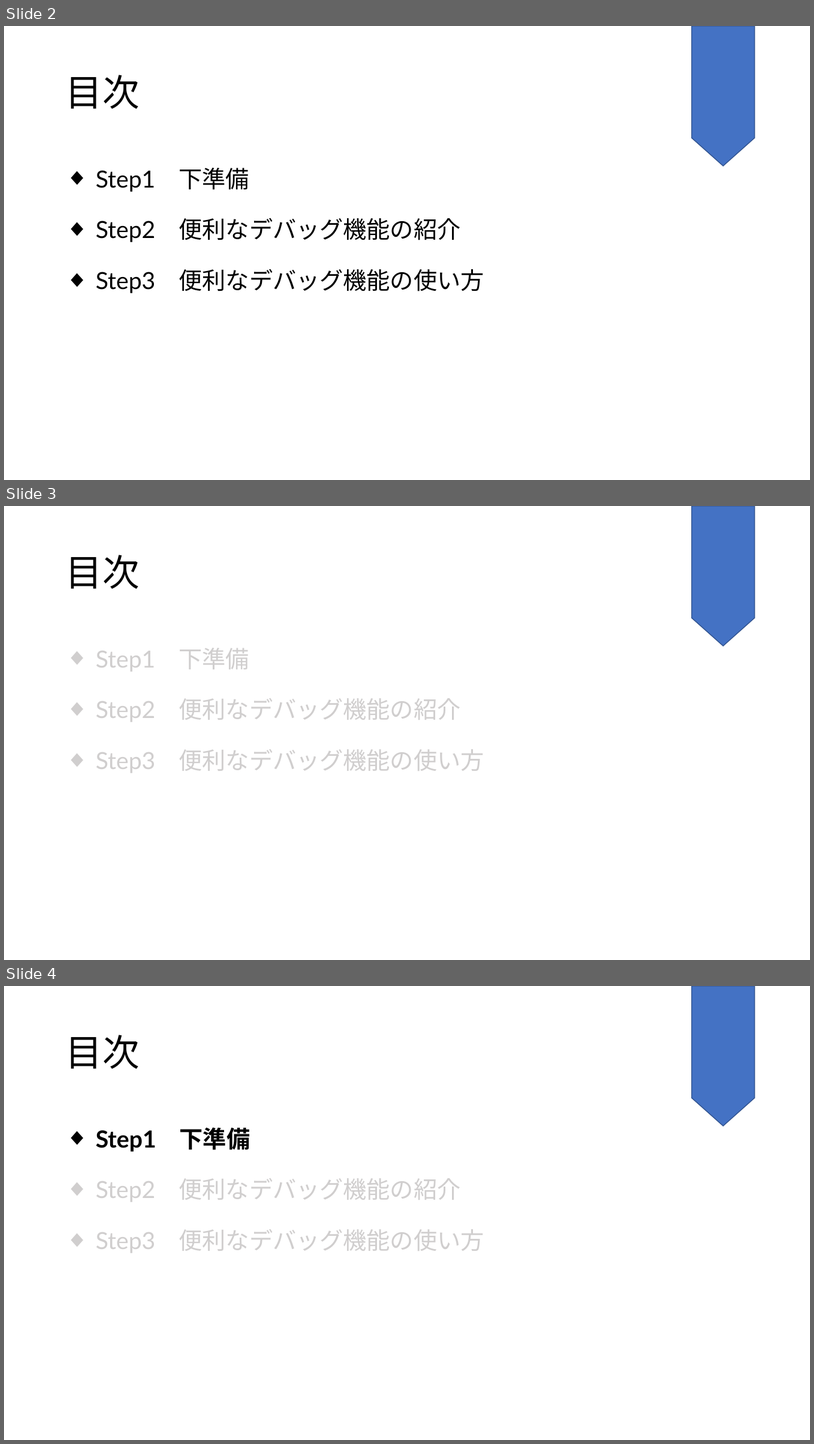
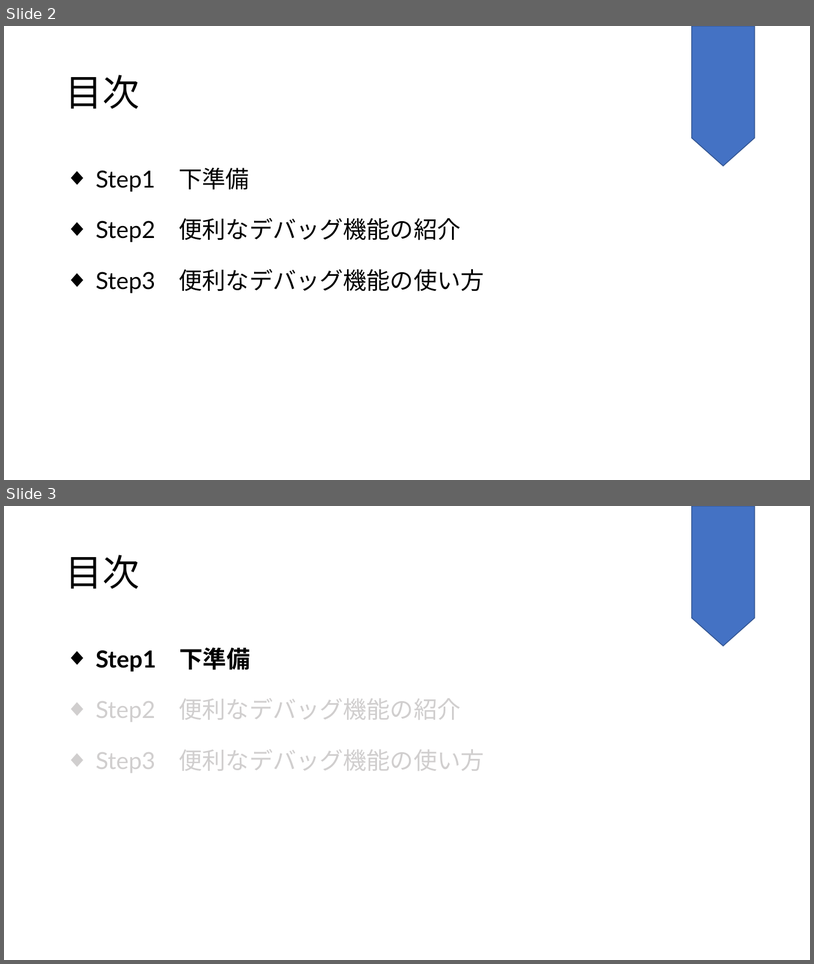
Before and after one commit to laser-lab-2021-Yu/DebugTools, a slide deck: DebugTools使い方.pptx. Shown one above the other, each under a label of ours: slides 2, 3 and 4 before the commit, slides 2 and 3 after it. The pictures are 814x1444 and 814x964 pixels, drawn with LibreOffice and Linux fonts; fonts in the diff are those of the drawing. Boxes give left, top, right and bottom in pixels: in the first picture for what was removed or moved away, otherwise in the second. Text is boxed around its words. In the diff, an @@ line names an element or a change of style, - is before the commit and + after.

Commit message:
Update doc for use

```diff
--- a/DebugTools使い方.pptx
+++ b/DebugTools使い方.pptx
@@ slide 3 removed at (4,506,810,960), background #FFFFFF @@
@@ flow chart offpage connector removed at (692,506,755,646) @@
@@ title removed at (65,555,139,589) @@
-目次
@@ text removed at (96,648,485,772) @@
-◆ Step1 下準備
-◆ Step2 便利なデバッグ機能の紹介
-◆ Step3 便利なデバッグ機能の使い方
@@ what was slide 4 is now slide 3 @@
```
